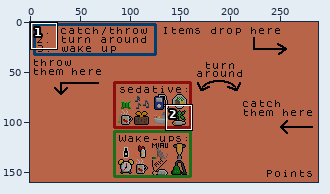
One commit to this sprite sheet: Assets/Sprites/Background.png. The picture above shows the old version from afar; the outline marks the close-up.
Close-up. First the earlier version:
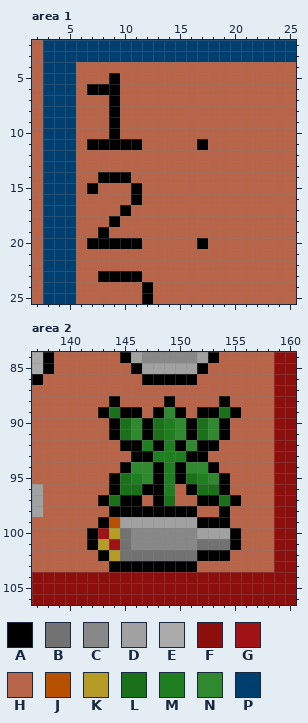
The file is 288x160 pixels. Shown: area 1: x 2..25, y 2..25; area 2: x 137..160, y 84..106. The commit also changed other parts of the picture, which this record leaves out.
Palette (. is transparent): A #000000  B #727272  C #888888  D #a1a1a1  E #ababab  F #8d0f0d  G #9f1215  H #b76449  J #b75000  K #b69c27  L #1b701a  M #1f7e1f  N #30882f  P #013f70
Pixels before, area 1, first column x 2:
 2 HPPPPPPPPPPPPPPPPPPPPPPP
 3 HPPPPPPPPPPPPPPPPPPPPPPP
 4 HPPPHHHHHHHHHHHHHHHHHHHH
 5 HPPPHHHAHHHHHHHHHHHHHHHH
 6 HPPPHAAAHHHHHHHHHHHHHHHH
 7 HPPPHHHAHHHHHHHHHHHHHHHH
 8 HPPPHHHAHHHHHHHHHHHHHHHH
 9 HPPPHHHAHHHHHHHHHHHHHHHH
10 HPPPHHHAHHHHHHHHHHHHHHHH
11 HPPPHAAAAAHHHHHAHHHHHHHH
12 HPPPHHHHHHHHHHHHHHHHHHHH
13 HPPPHHHHHHHHHHHHHHHHHHHH
14 HPPPHHAAAHHHHHHHHHHHHHHH
15 HPPPHAHHHAHHHHHHHHHHHHHH
16 HPPPHHHHHAHHHHHHHHHHHHHH
17 HPPPHHHHAHHHHHHHHHHHHHHH
18 HPPPHHHAHHHHHHHHHHHHHHHH
19 HPPPHHAHHHHHHHHHHHHHHHHH
20 HPPPHAAAAAHHHHHAHHHHHHHH
21 HPPPHHHHHHHHHHHHHHHHHHHH
22 HPPPHHHHHHHHHHHHHHHHHHHH
23 HPPPHHAAAAHHHHHHHHHHHHHH
24 HPPPHHHHHHAHHHHHHHHHHHHH
25 HPPPHHHHHHAHHHHHHHHHHHHH
Pixels before, area 2, first column x 137:
 84 EAHHHHHHADCCCCCDAHHHHHFF
 85 EAHHHHHHHADDDDDAHHHHHHFF
 86 AHHHHHHHHHAAAAAHHHHHHHFF
 87 HHHHHHHHHHHHHHHHHHHHHHFF
 88 HHHHHHHAHHHHAHHHHAHHHHFF
 89 HHHHHHALAAHANAHAALAHHHFF
 90 HHHHHHHALNALMNALNAHHHHFF
 91 HHHHHHHALNALMNALNAHHHHFF
 92 HHHHHHHHAAMAMANAAHHHHHFF
 93 HHHHHHHHHAAMMMAAHHHHHHFF
 94 HHHHHHHHANNAMANNAHHHHHFF
 95 HHHHHHHALMNAMALMNAHHHHFF
 96 DHHHHHHALLAAMHALLAHHHHFF
 97 DHHHHHALAAHALHHAALAHHHFF
 98 DHHHHHHAAAAAAAAHHAHHHHFF
 99 HHHHHHAJDDDDDDDAAAHHHHFF
100 HHHHHAGKBCCCCCCDDDAHHHFF
101 HHHHHAKGBCCCCCCBBBAHHHFF
102 HHHHHHAKBBBBBBBAAAHHHHFF
103 HHHHHHHAAAAAAAAHHHHHHHFF
104 FFFFFFFFFFFFFFFFFFFFFFFF
105 FFFFFFFFFFFFFFFFFFFFFFFF
106 FFFFFFFFFFFFFFFFFFFFFFFF
After:
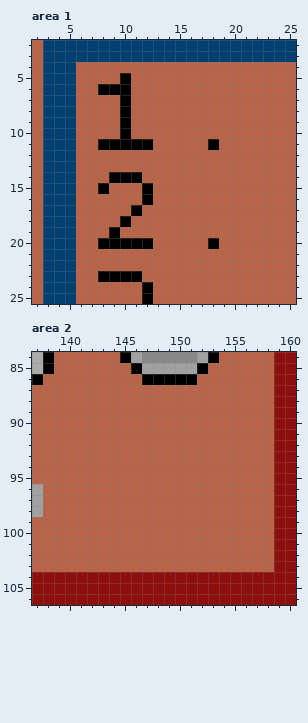
Change:
Area 1:
y 5: x 9..10 AH -> HA
y 6: x 7 A -> H; x 10 H -> A
y 7..10: x 9..10 AH -> HA
y 11: x 7 A -> H; x 12 H -> A; x 17..18 AH -> HA
y 14: x 8 A -> H; x 11 H -> A
y 15: x 7..8 AH -> HA; x 11..12 AH -> HA
y 16: x 11..12 AH -> HA
y 17: x 10..11 AH -> HA
y 18: x 9..10 AH -> HA
y 19: x 8..9 AH -> HA
y 20: x 7 A -> H; x 12 H -> A; x 17..18 AH -> HA
Area 2:
y 88: x 144 A -> H; x 149 A -> H; x 154 A -> H
y 89: x 143..146 ALAA -> HHHH; x 148..150 ANA -> HHH; x 152..155 AALA -> HHHH
y 90..91: x 144..154 ALNALMNALNA -> HHHHHHHHHHH
y 92: x 145..153 AAMAMANAA -> HHHHHHHHH
y 93: x 146..152 AAMMMAA -> HHHHHHH
y 94: x 145..153 ANNAMANNA -> HHHHHHHHH
y 95: x 144..154 ALMNAMALMNA -> HHHHHHHHHHH
y 96: x 144..149 ALLAAM -> HHHHHH; x 151..154 ALLA -> HHHH
y 97: x 143..146 ALAA -> HHHH; x 148..149 AL -> HH; x 152..155 AALA -> HHHH
y 98: x 144..151 AAAAAAAA -> HHHHHHHH; x 154 A -> H
y 99: x 143..154 AJDDDDDDDAAA -> HHHHHHHHHHHH
y 100: x 142..155 AGKBCCCCCCDDDA -> HHHHHHHHHHHHHH
y 101: x 142..155 AKGBCCCCCCBBBA -> HHHHHHHHHHHHHH
y 102: x 143..154 AKBBBBBBBAAA -> HHHHHHHHHHHH
y 103: x 144..151 AAAAAAAA -> HHHHHHHH
Boxes around the changes in both close-ups, in picture pixels (x1, y1, x2, y2):
changed: (87, 73, 153, 249)
changed: (197, 139, 219, 150)
changed: (197, 238, 219, 249)
changed: (87, 396, 241, 572)
